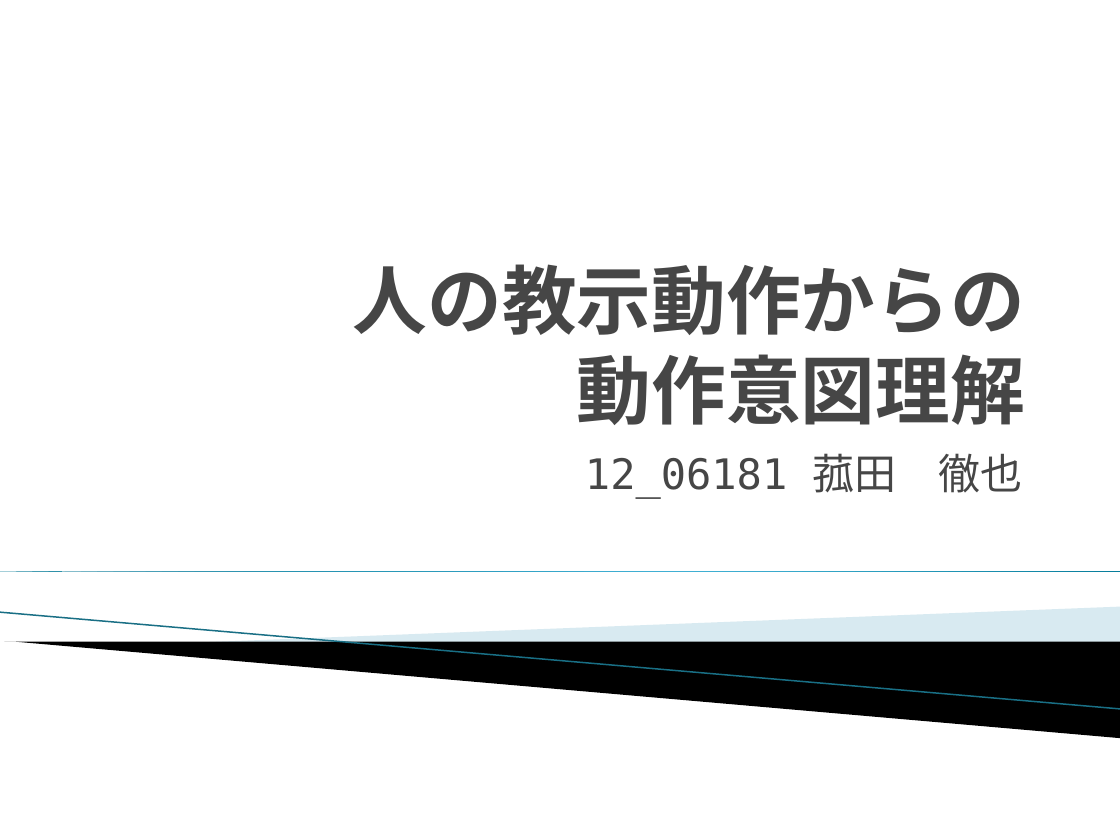
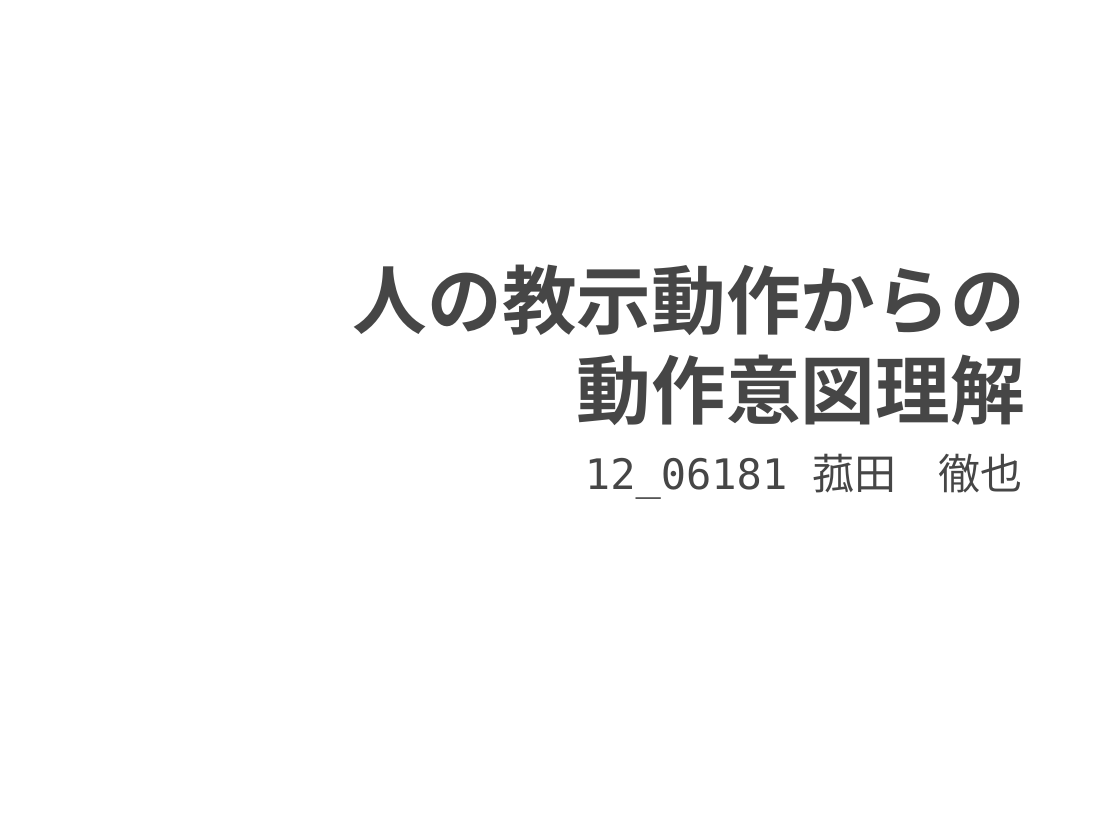
Before and after one commit to TetsuyaKomota/GitforEclipseTest, a slide deck: slide 1 of IntentionLearning/memo/人の教示動作からの.pptx. Drawn at 1120x840 pixels with LibreOffice and Linux fonts; fonts in the diff are those of the drawing; background and template pictures are left out. Boxes give left, top, right and bottom in pixels: in the first picture for what was removed or moved away, otherwise in the second. Text is boxed around its words. In the diff, an @@ line names an element or a change of style, - is before the commit and + after.

```diff
--- a/IntentionLearning/memo/人の教示動作からの.pptx
+++ b/IntentionLearning/memo/人の教示動作からの.pptx
@@ right triangle removed at (0, 571, 1120, 571) @@
@@ line removed from (0, 613) to (1120, 709) @@
@@ freeform shape removed at (207, 607, 1120, 666) @@
@@ freeform shape removed at (4, 642, 1120, 738) @@
```
Also in this commit, not shown: 26 other slides changed, 14 other files.
